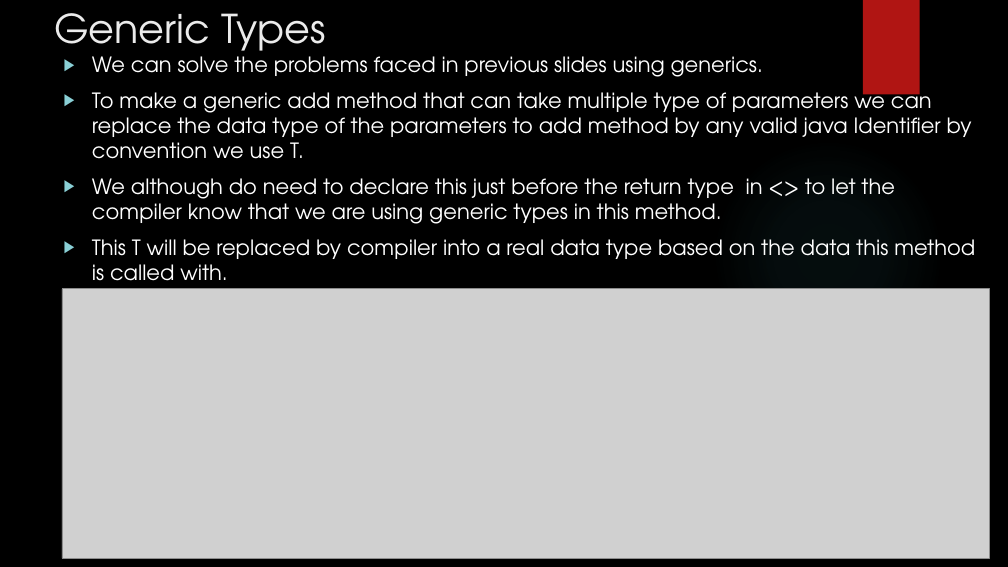
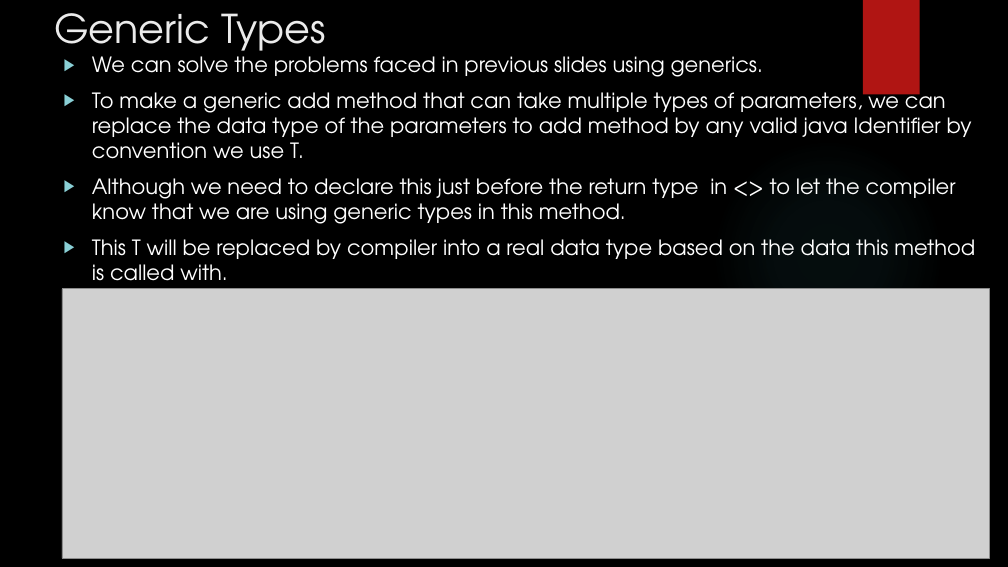
Before and after one commit to rudhrainfogain/JavaGenerics, a slide deck: slide 6 of src/main/resources/JavaGenerics.pptx. Drawn at 1008x567 pixels with LibreOffice and Linux fonts; fonts in the diff are those of the drawing; grey boxes stand for pictures; background and template pictures are left out. Boxes give left, top, right and bottom in pixels: in the first picture for what was removed or moved away, otherwise in the second. Text is boxed around its words. In the diff, an @@ line names an element or a change of style, - is before the commit and + after.

```diff
--- a/src/main/resources/JavaGenerics.pptx
+++ b/src/main/resources/JavaGenerics.pptx
@@ text at [92,86,972,224]: text changed @@
-▶ To make a generic add method that can take multiple type of parameters we can replace the data type of the parameters to add method by any valid java Identifier by convention we use T.
-▶ We although do need to declare this just before the return type in <> to let the compiler know that we are using generic types in this method.
+▶ To make a generic add method that can take multiple types of parameters, we can replace the data type of the parameters to add method by any valid java Identifier by convention we use T.
+▶ Although we need to declare this just before the return type in <> to let the compiler know that we are using generic types in this method.
```
Also in this commit, not shown: 18 other slides changed, 2 slides added, 5 other files.
